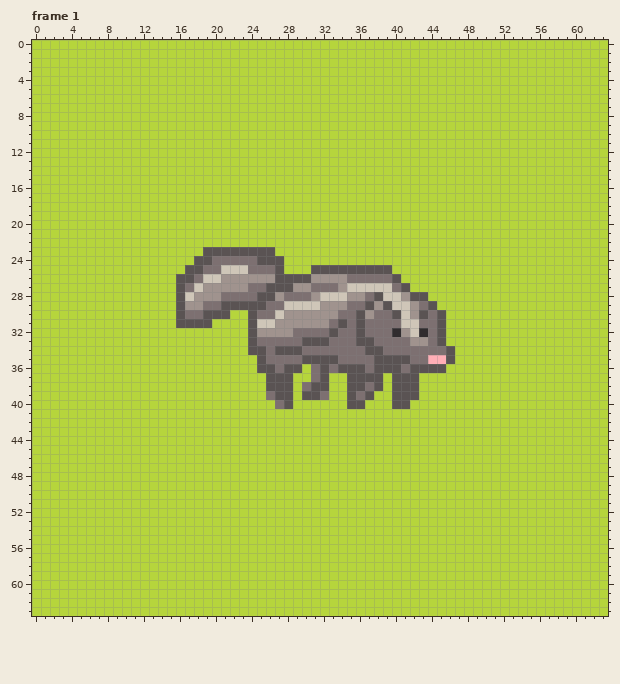
Edited in one commit: pixel-art file (RealArtAssets/badger.aseprite). The first picture shows the starting point.
64x64 pixels, 5 frames. Shown: frame 1. The commit also changed other frames, which this record leaves out.
And afterwards:
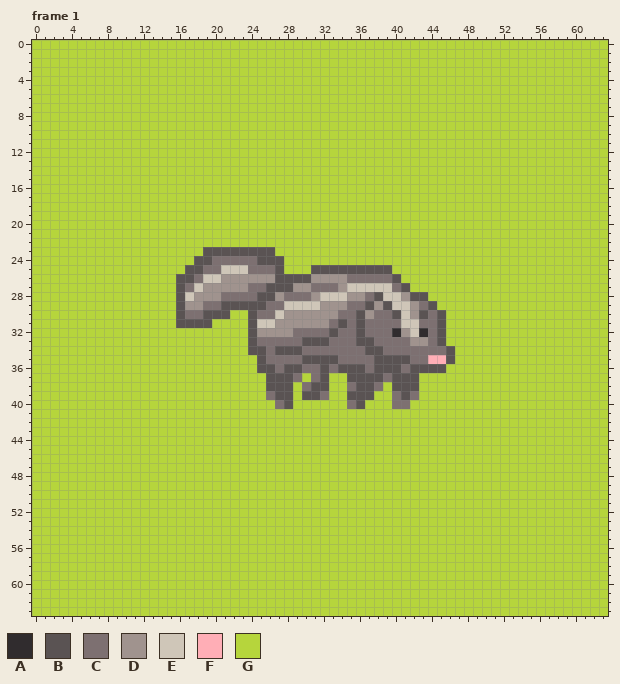
Palette (. is transparent): A #302c2e  B #5a5353  C #7d7071  D #a0938e  E #cfc6b8  F #ffaeb6  G #b6d53c
Changes in this commit:
--- frame 1, layer "badger/body"
@@ x 27..44 @@
 35 CCCBBBBCCCCBBBBCCF
-36 CBBGCBCBBBCBBBCBBB
-37 BBGGCBGGBBBBGBBBGG
-38 BBGCBBGGBBCBGBBBGG
-39 BBGBBCGGBCBGGBBBGG
-40 CBGGGGGGBBGGGBBGGG
+36 CBBCCBCBBBCBBBCBBB
+37 BBCGCBGGBBBBCBBBGG
+38 BBGCBBGGCBBCGBBBGG
+39 BBGBBCGGBBBGGCBCGG
+40 CBGGGGGGCBGGGCCGGG
 41 GGGGGGGGGGGGGGGGGG
